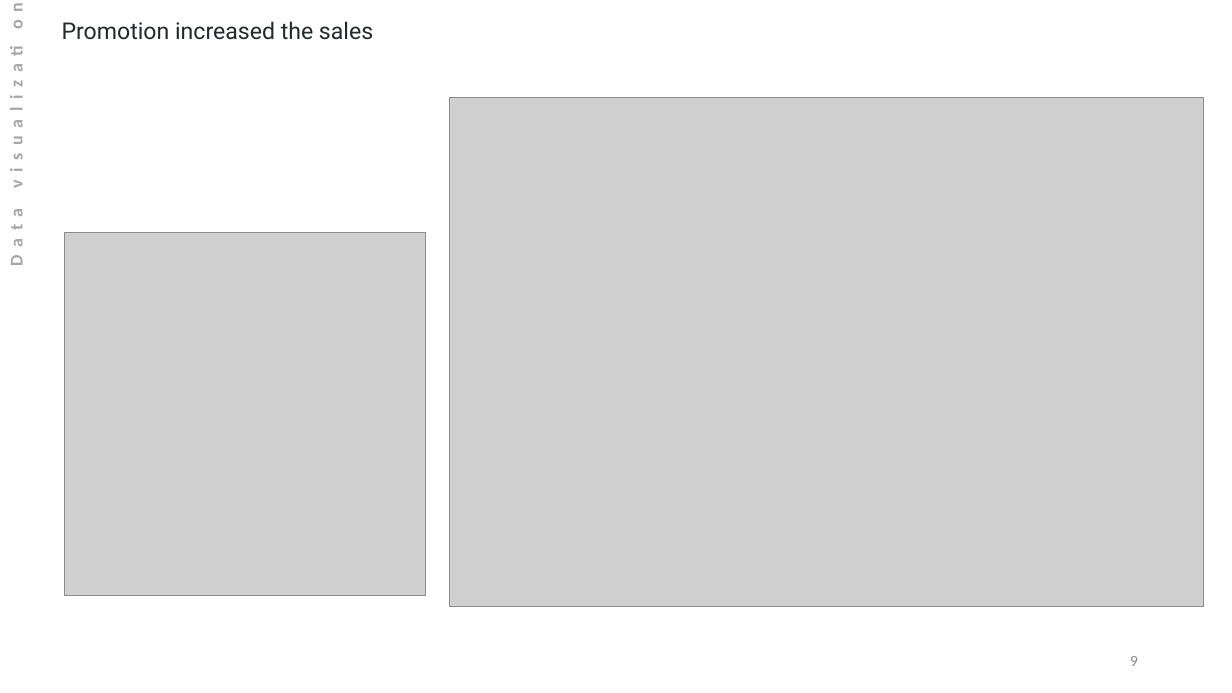
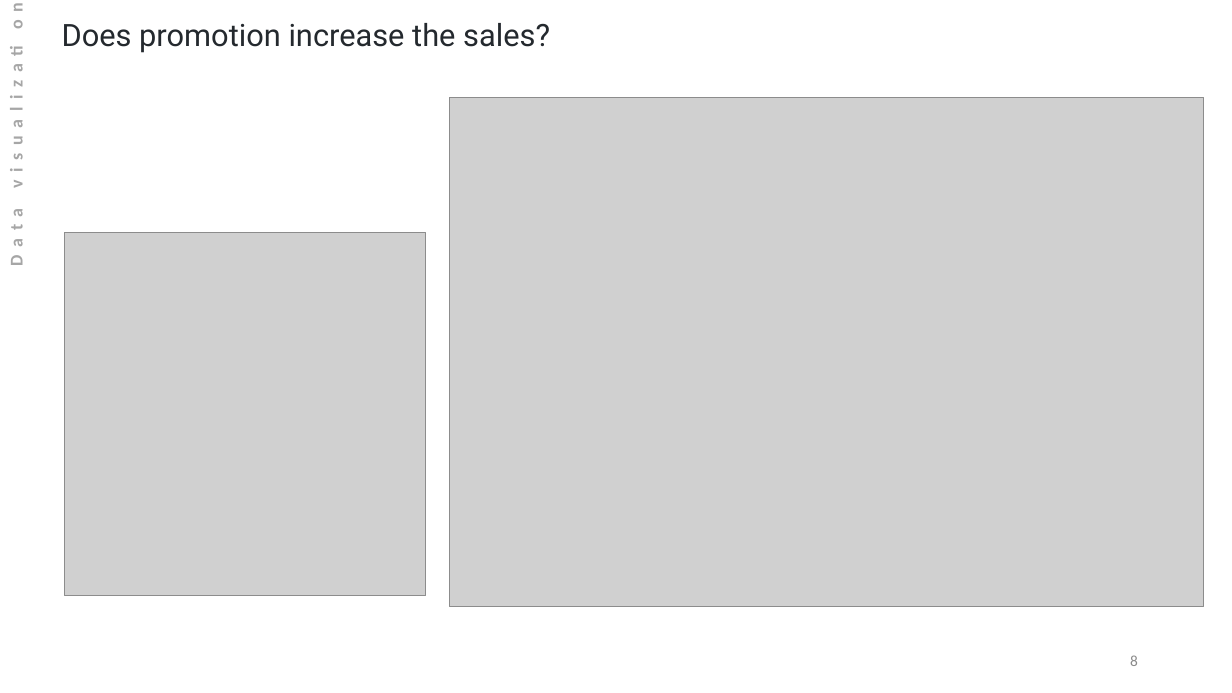
Before and after one commit to Masoud-Ghodrati/cl_test, a slide deck: slide 8 of visualizations_and_ppt/cl_test_presentation.pptx (slide 9 before the commit). Drawn at 1232x693 pixels with LibreOffice and Linux fonts; fonts in the diff are those of the drawing; grey boxes stand for pictures. Boxes give left, top, right and bottom in pixels: in the first picture for what was removed or moved away, otherwise in the second. Text is boxed around its words. In the diff, an @@ line names an element or a change of style, - is before the commit and + after.

```diff
--- a/visualizations_and_ppt/cl_test_presentation.pptx
+++ b/visualizations_and_ppt/cl_test_presentation.pptx
@@ text at bbox=[62, 23, 550, 53]: text changed; size 18 to 24 pt @@
-Promotion increased the sales
+Does promotion increase the sales?
@@ page number at bbox=[1130, 655, 1138, 666]: text changed @@
-9
+8
```
Also in this commit, not shown: 11 other slides changed, 5 slides added, 3 slides removed.
